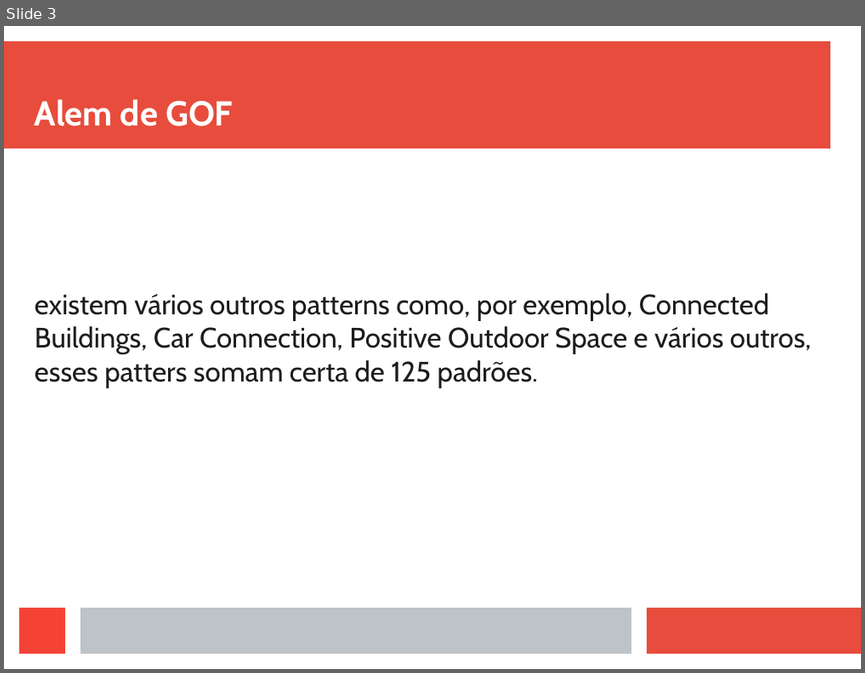
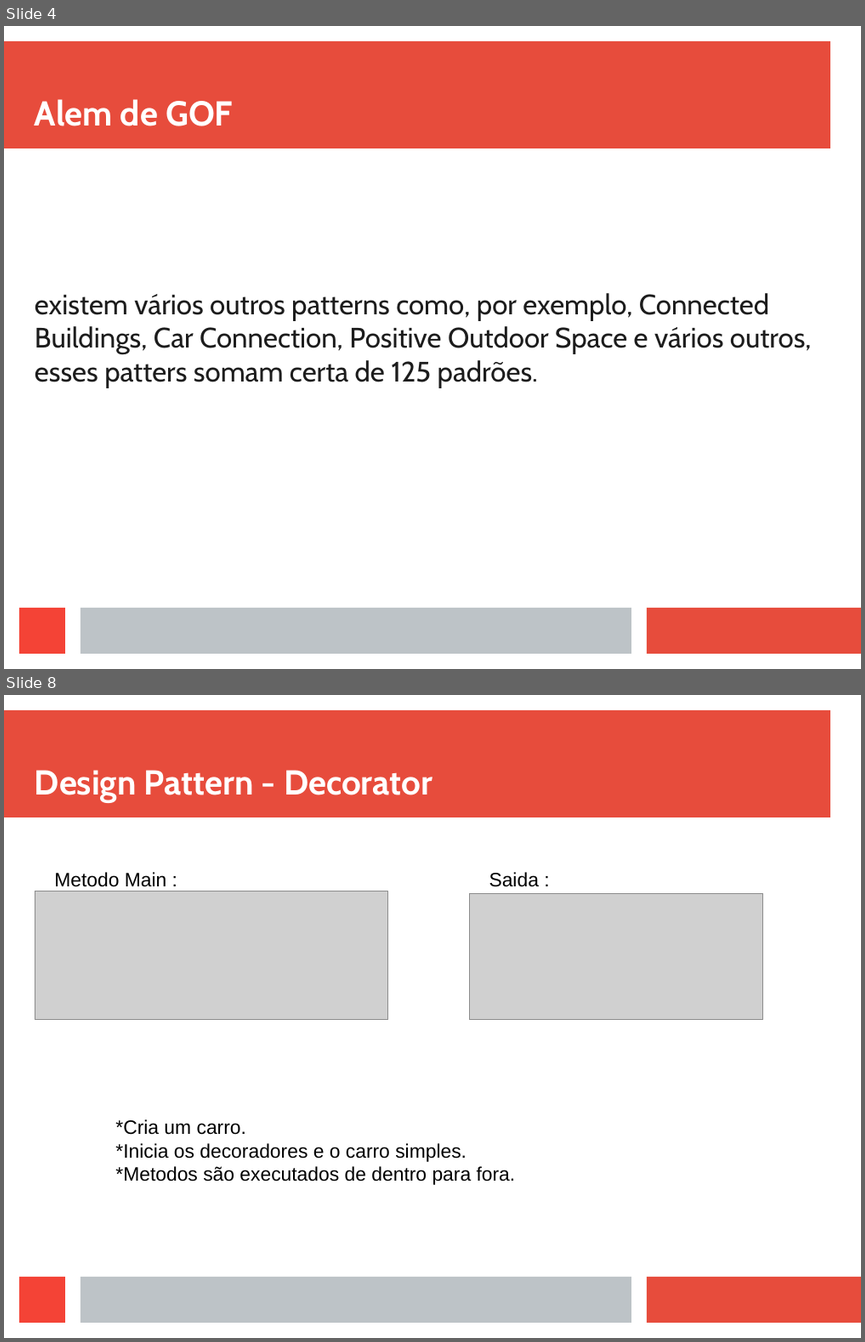
Before and after one commit to viniciusFortti/test, a slide deck: Apresentação/ApresentaçãoTerceiraSemana.odp. Shown one above the other, each under a label of ours: slide 3 before the commit, slides 4 and 8 after it; the slides between them are not shown. The pictures are 865x673 and 865x1342 pixels, drawn with LibreOffice and Linux fonts; fonts in the diff are those of the drawing; grey boxes stand for pictures. Boxes give left, top, right and bottom in pixels: in the first picture for what was removed or moved away, otherwise in the second. Text is boxed around its words. In the diff, an @@ line names an element or a change of style, - is before the commit and + after.

```diff
--- a/Apresentação/ApresentaçãoTerceiraSemana.odp
+++ b/Apresentação/ApresentaçãoTerceiraSemana.odp
@@ slide 8 added at (4, 695, 861, 1338), background #FFFFFF; not listed: 4 template elements that a slide beside it also shows @@
@@ title added at (35, 770, 432, 803), 32 pt, text #FFFFFF, bold @@
+Design Pattern - Decorator
@@ text added at (54, 872, 167, 891), 18 pt, text #000000 @@
+Metodo Main :
@@ text added at (489, 872, 539, 887), 18 pt, text #000000 @@
+Saida :
@@ picture added at (35, 891, 387, 1020) @@
@@ picture added at (469, 893, 763, 1019) @@
@@ text added at (115, 1119, 516, 1185), 18 pt, text #000000 @@
+*Cria um carro.
+*Inicia os decoradores e o carro simples.
+*Metodos são executados de dentro para fora.
@@ what was slide 3 is now slide 4 @@
```
Also in this commit, not shown: 2 slides changed, 10 other slides added, 2 slides removed, 17 other files.
